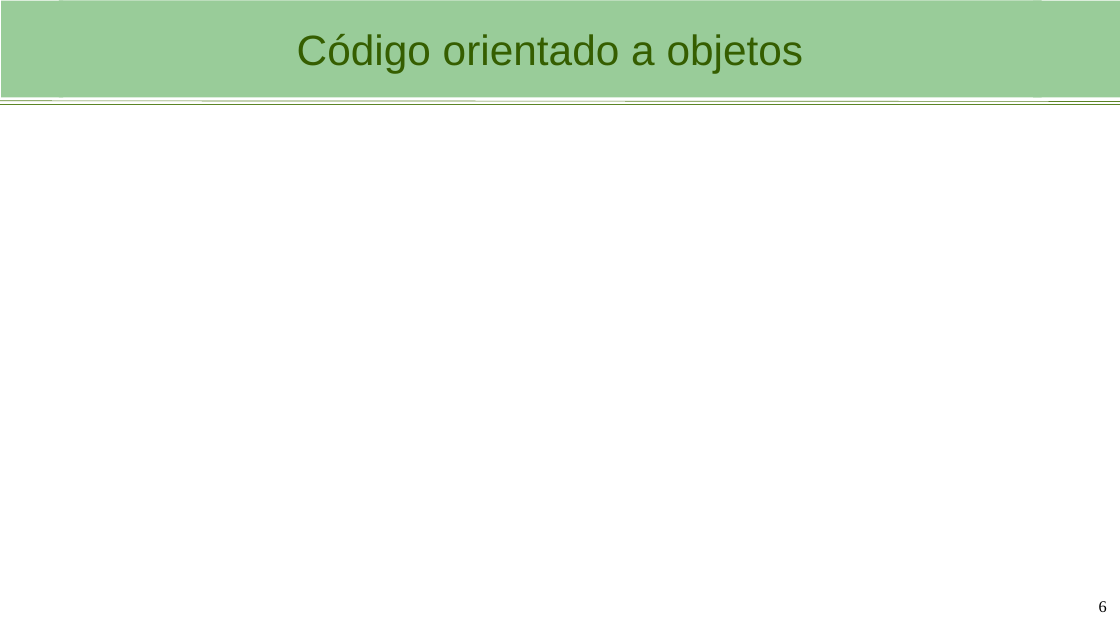
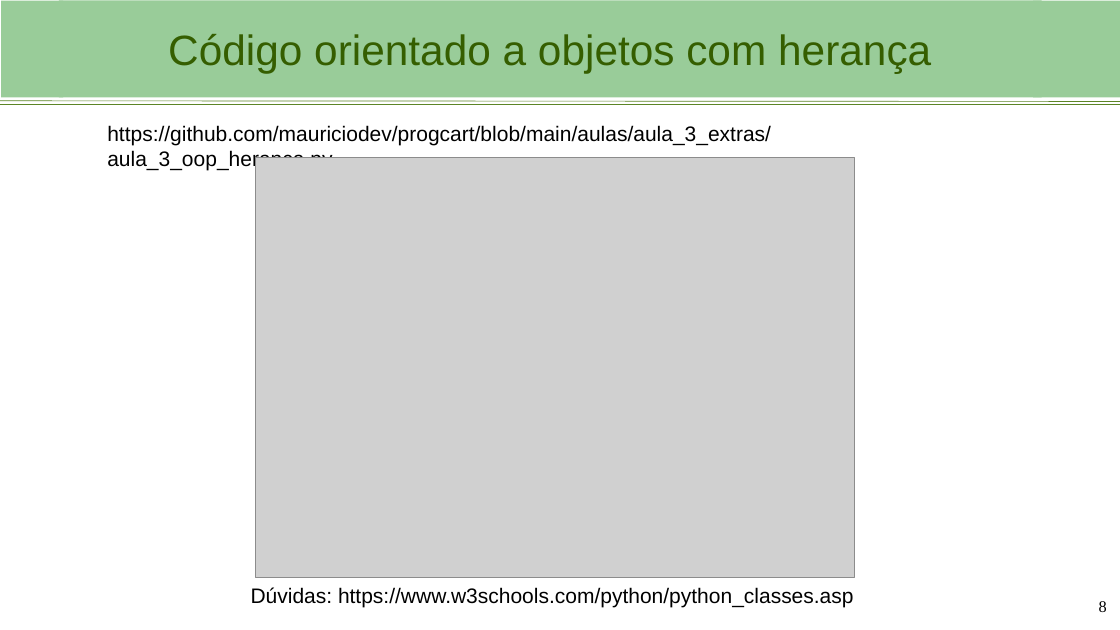
Before and after one commit to viniciusbrito1/progcart, a slide deck: slide 8 of aulas/Aula_3_Python_OOP.odp (slide 6 before the commit). Drawn at 1120x630 pixels with LibreOffice and Linux fonts; fonts in the diff are those of the drawing; grey boxes stand for pictures; background and template pictures are left out. Boxes give left, top, right and bottom in pixels: in the first picture for what was removed or moved away, otherwise in the second. Text is boxed around its words. In the diff, an @@ line names an element or a change of style, - is before the commit and + after.

Commit message:
Aula 3 ok

```diff
--- a/aulas/Aula_3_Python_OOP.odp
+++ b/aulas/Aula_3_Python_OOP.odp
@@ title at [168,34,931,74]: text changed @@
-Código orientado a objetos
+Código orientado a objetos com herança
@@ text added at [107,125,771,170], 18 pt, text #000000 @@
+https://github.com/mauriciodev/progcart/blob/main/aulas/aula_3_extras/aula_3_oop_heranca.py
@@ picture added at [255,158,854,577] @@
@@ text added at [251,587,854,608], 18 pt, text #000000 @@
+Dúvidas: https://www.w3schools.com/python/python_classes.asp
@@ page number at [1099,601,1107,612]: text changed @@
-6
+8
```
Also in this commit, not shown: 6 slides added, 2 slides removed, 2 other files.
